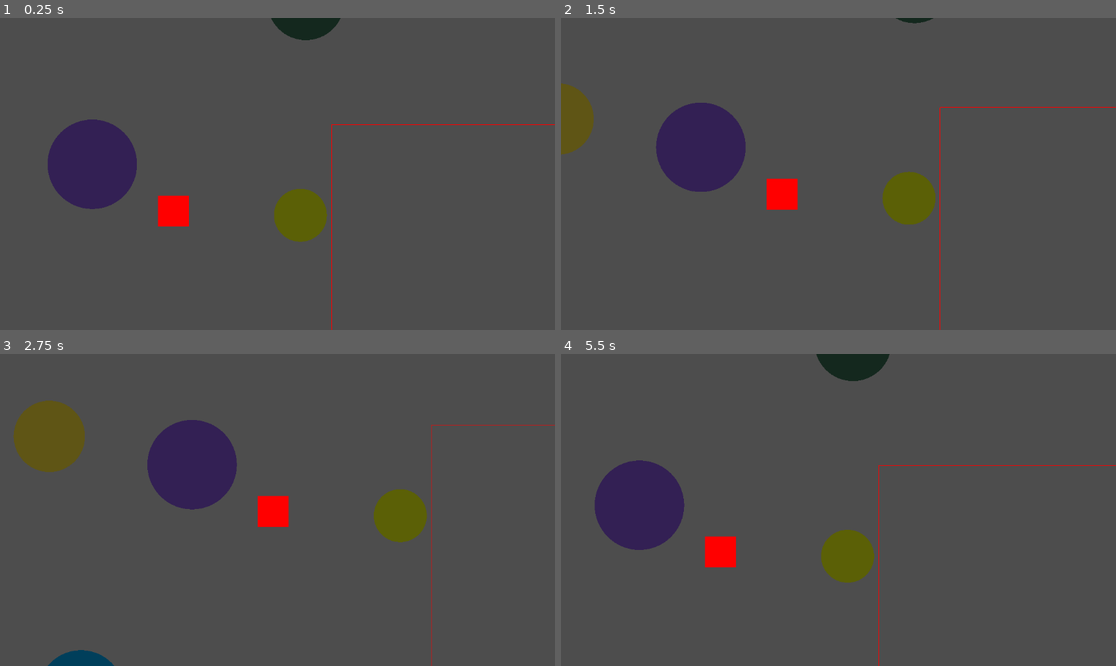
Above: before the commit, frames 1-4 (two rows, left to right).
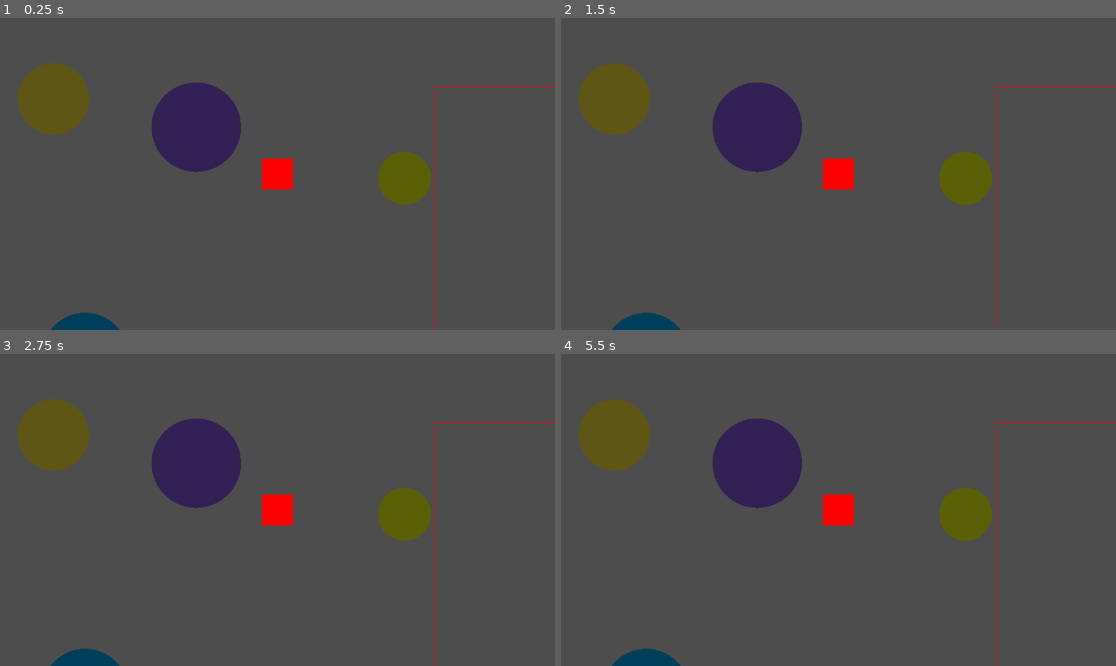
Above: after the commit, the same moments.

Repository: Gatlink/GodotPlugin
Game: Godot game, scene res://Camera/TEST/camera_test.tscn
Same seed, same stepped clock (60 frames per second), same inputs: the game is played once before the commit and once after it. The project has no main scene, so this scene is started directly.
Inputs:
- Up to frame 1 (0.25 s): no input
- Up to frame 2 (1.5 s): tap Enter (ui_accept) at 0.5, 0.6, 1.35 s; hold D (right) from 0.53 s (still down); tap Space (jump) at 0.77 s
- Up to frame 3 (2.75 s): tap Space (jump) at 1.52 s; release D (right) at 2.03 s; hold A (left) from 2.03 s (still down); tap Enter (ui_accept) at 2.1 s
- Up to frame 4 (5.5 s): release A (left) at 2.78 s; hold D (right) 2.78-4.28 s; tap Enter (ui_accept) every 0.75 s from 2.85 to 5.1 s; tap Space (jump) at 3.02, 3.77, 4.52 s; hold A (left) 4.28-5.03 s; hold D (right) from 5.03 s (still down)

The runs differ from the first frame. In frame 1, 15% of the frame differs, in the area x 3-100%, y 0-100%; in frame 2, 13%; in frame 3, 1.7%; in frame 4, 15%.

Commit message:
Camera area improvements

Diff:
--- a/Camera/TEST/TARGET.gd
+++ b/Camera/TEST/TARGET.gd
@@ -1,7 +1,7 @@
 extends CharacterBody2D
 
 
-@export var speed : float = 200.0
+@export var speed : float = 300.0
 
 
 func _process(delta: float) -> void:
--- a/Camera/TEST/camera_test.gd
+++ b/Camera/TEST/camera_test.gd
@@ -1,20 +1,8 @@
 extends Node2D
-
-
-@onready var camera := $CameraHandler
-@onready var nodes := [
-	$TARGET,
-#	$CameraPath,
-	$CameraArea
-]
-
-
-var current_node := 0
 
 
 func _ready() -> void:
 	randomize()
-	camera.start_following_node(nodes[0])
 
 
 func _draw() -> void:
@@ -32,9 +20,3 @@
 		)
 
 		draw_circle(pos, 50 + randf() * 50, color)
-
-
-func _process(_delta: float) -> void:
-	if Input.is_action_just_pressed("ui_accept"):
-		current_node = (current_node + 1) % nodes.size()
-		camera.start_following_node(nodes[current_node])
--- a/Camera/camera_area.gd
+++ b/Camera/camera_area.gd
@@ -6,6 +6,20 @@
 
 
 var limits : Rect2
+
+
+func get_next_position(target: Node2D) -> Vector2:
+	var pos := target.global_position
+	var size := get_viewport_rect().size * 0.5
+	var left_top_offset := limits.position - (pos - size)
+	var right_bottom_offset := limits.end - (pos + size)
+
+	left_top_offset.x = max(0, left_top_offset.x)
+	left_top_offset.y = max(0, left_top_offset.y)
+	right_bottom_offset.x = min(0, right_bottom_offset.x)
+	right_bottom_offset.y = min(0, right_bottom_offset.y)
+
+	return pos + left_top_offset + right_bottom_offset
 
 
 func _ready() -> void:
--- a/Camera/camera_handler.gd
+++ b/Camera/camera_handler.gd
@@ -31,7 +31,6 @@
 	randomize()
 	noise.seed = randi()
 	noise.fractal_octaves = 2
-	camera.make_current()
 
 	if target == null:
 		printerr("CameraHandler: no target found")
@@ -39,17 +38,16 @@
 	else:
 		global_position = target.global_position
 
+	camera.make_current()
+
 
 func _process(delta : float) -> void:
-	if current_node == null:
-		return
-	elif previous_node == null:
-		position = get_next_position(current_node)
-	else:
+	global_position = get_next_position(current_node)
+
+	if previous_node != null:
 		var t = 1 - damping_timer / damp_time
 		var previous_position = get_next_position(previous_node)
-		var current_position = get_next_position(current_node)
-		global_position = lerp(previous_position, current_position, t)
+		global_position = lerp(previous_position, global_position, t)
 
 		damping_timer -= delta
 		if damping_timer <= 0:
@@ -61,42 +59,30 @@
 		shake()
 
 
-func get_next_position(node : Node) -> Vector2:
-	var path := node as CameraPath
-	if path != null:
-		return path.get_next_position(target)
+func get_next_position(node : Node2D) -> Vector2:
+	if node == null:
+		return target.global_position
 
-	var area := node as CameraArea
-	if area != null:
-		var limits := area.limits
-		var pos := target.global_position
-		var size := get_viewport_rect().size * 0.5
-		var left_top_offset := limits.position - (pos - size)
-		var right_bottom_offset := limits.end - (pos + size)
+	if node.has_method("get_next_position"):
+		return node.get_next_position(target)
 
-		left_top_offset.x = max(0, left_top_offset.x)
-		left_top_offset.y = max(0, left_top_offset.y)
-		right_bottom_offset.x = min(0, right_bottom_offset.x)
-		right_bottom_offset.y = min(0, right_bottom_offset.y)
-
-		return pos + left_top_offset + right_bottom_offset
-
-	if current_node != null:
-		return current_node.global_position
-
-	return target.global_position
+	return node.global_position
 
 
 func start_following_node(node : Node2D) -> void:
 	previous_node = current_node
 	current_node = node
-	followed_nodes.push_front(node)
 	damping_timer = damp_time
+
+	if node != null:
+		followed_nodes.append(node)
 
 
 func stop_following_node(node : Node2D) -> void:
 	followed_nodes.erase(node)
-	start_following_node(followed_nodes[0] if followed_nodes.size() > 0 else null)
+
+	if current_node == node:
+		start_following_node(followed_nodes.back() if followed_nodes.size() > 0 else null)
 
 
 func add_trauma(x : float, y : float) -> void:
